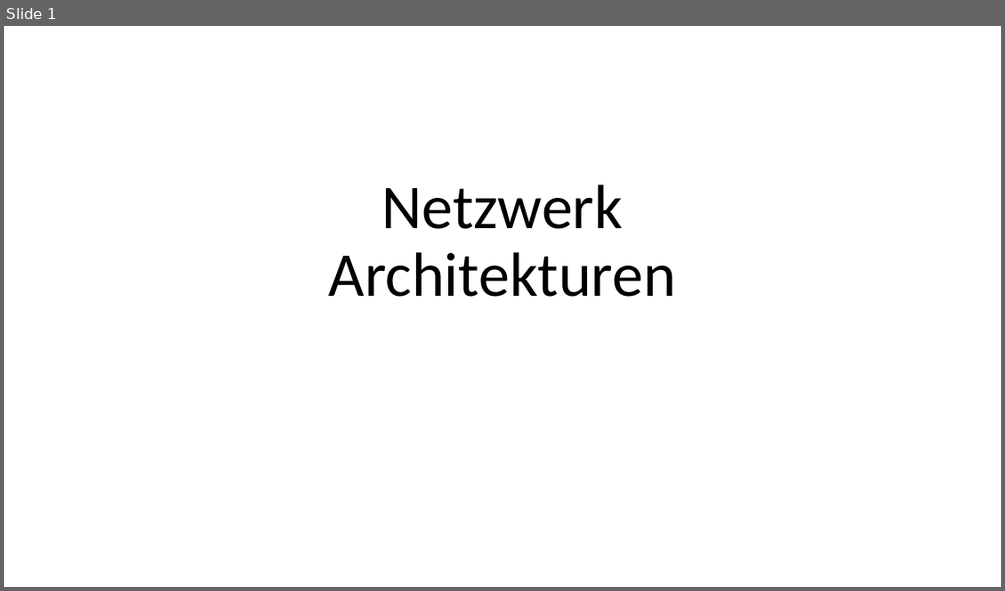
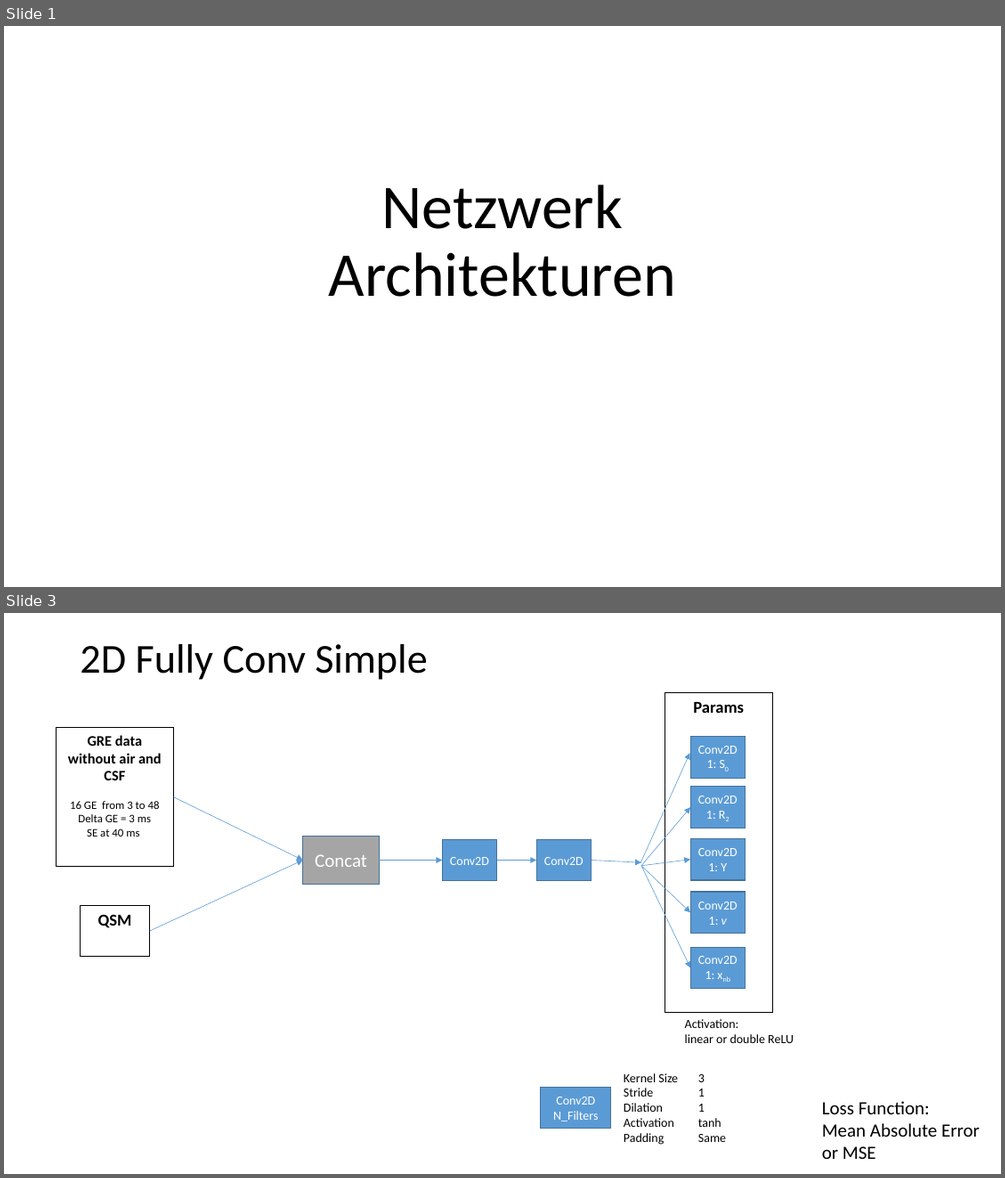
Before and after one commit to PatrickKinz/DeepLearning, a slide deck: Netzwerk_Architekturen.pptx. Shown one above the other, each under a label of ours: slide 1 before the commit, slides 1 and 3 after it; the slides between them are not shown. The pictures are 1005x591 and 1005x1178 pixels, drawn with LibreOffice and Linux fonts; fonts in the diff are those of the drawing. Boxes give left, top, right and bottom in pixels: in the first picture for what was removed or moved away, otherwise in the second. Text is boxed around its words. In the diff, an @@ line names an element or a change of style, - is before the commit and + after.

```diff
--- a/Netzwerk_Architekturen.pptx
+++ b/Netzwerk_Architekturen.pptx
@@ slide 3 added at bbox=[4, 613, 1001, 1174], background #FFFFFF @@
@@ title added at bbox=[80, 644, 427, 680], 39.6 pt, text #000000 @@
+2D Fully Conv Simple
@@ rectangle added at bbox=[665, 692, 772, 1012], outline #000000 0.75 pt, 16 pt, text #000000, bold @@
+Params
@@ rectangle added at bbox=[56, 728, 173, 867], outline #000000 0.75 pt, 11 pt, text #000000 @@
+GRE data
+without air and CSF
+16 GE from 3 to 48
+Delta GE = 3 ms
+SE at 40 ms
@@ rectangle added at bbox=[690, 737, 745, 779], fill #5B9BD5, outline #43739E 1 pt, 12 pt, text #FFFFFF @@
+Conv2D
+1: S0
@@ arrow added from (641, 863) to (689, 753), #5B9BD5 0.5 pt @@
@@ arrow added from (174, 797) to (303, 860), #5B9BD5 0.5 pt @@
@@ rectangle added at bbox=[690, 787, 745, 828], fill #5B9BD5, outline #43739E 1 pt, 12 pt, text #FFFFFF @@
+Conv2D
+1: R2
@@ arrow added from (641, 866) to (690, 807), #5B9BD5 0.5 pt @@
@@ rectangle added at bbox=[303, 835, 380, 884], fill #A5A5A5, outline #43739E 1 pt, 18 pt, text #FFFFFF @@
+Concat
@@ rectangle added at bbox=[442, 840, 497, 882], fill #5B9BD5, outline #43739E 1 pt, 12 pt, text #FFFFFF @@
+Conv2D
@@ rectangle added at bbox=[536, 840, 591, 882], fill #5B9BD5, outline #43739E 1 pt, 12 pt, text #FFFFFF @@
+Conv2D
@@ rectangle added at bbox=[690, 839, 745, 881], fill #5B9BD5, outline #43739E 1 pt, 12 pt, text #FFFFFF @@
+Conv2D
+1: Y
@@ arrow added from (150, 931) to (303, 860), #5B9BD5 0.5 pt @@
@@ arrow added from (380, 860) to (442, 860), #5B9BD5 0.5 pt @@
@@ arrow added from (497, 860) to (536, 860), #5B9BD5 0.5 pt @@
@@ arrow added from (591, 860) to (641, 863), #5B9BD5 0.5 pt @@
@@ arrow added from (641, 866) to (690, 859), #5B9BD5 0.5 pt @@
@@ arrow added from (641, 866) to (690, 912), #5B9BD5 0.5 pt @@
@@ arrow added from (641, 866) to (690, 967), #5B9BD5 0.5 pt @@
@@ rectangle added at bbox=[80, 906, 149, 956], outline #000000 0.75 pt, 16 pt, text #000000, bold @@
+QSM
@@ rectangle added at bbox=[690, 892, 745, 933], fill #5B9BD5, outline #43739E 1 pt, 12 pt, text #FFFFFF @@
+Conv2D
+1: v
@@ rectangle added at bbox=[690, 948, 745, 989], fill #5B9BD5, outline #43739E 1 pt, 12 pt, text #FFFFFF @@
+Conv2D
+1: xnb
@@ text added at bbox=[685, 1019, 793, 1043], 12 pt, text #000000 @@
+Activation:
+linear or double ReLU
@@ rectangle added at bbox=[541, 1087, 611, 1129], fill #5B9BD5, outline #43739E 1 pt, 12 pt, text #FFFFFF @@
+Conv2D
+N_Filters
@@ text added at bbox=[623, 1073, 726, 1142], 12 pt, text #000000 @@
+Kernel Size 3
+Stride 1
+Dilation 1
+Activation tanh
+Padding Same
@@ text added at bbox=[822, 1101, 979, 1159], 18 pt, text #000000 @@
+Loss Function:
+Mean Absolute Error
+or MSE
```
Also in this commit, not shown: 4 slides changed, 6 other slides added, 1 other file.
